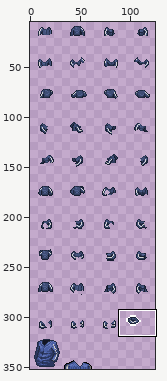
Sprite sheet: asset/images/equipment/clothes/tracksuit_jacket.png. Above, an overview of the earlier version with the close-up marked.
Close-up. Earlier state:
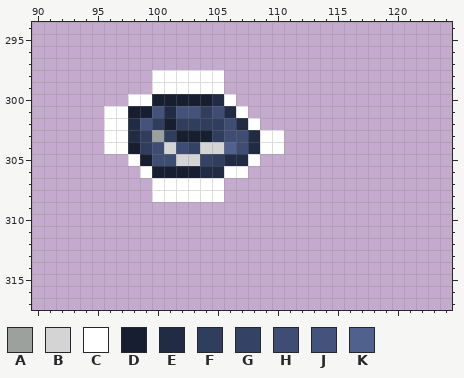
The file is 128x352 pixels. Colours within 5 levels of each other are drawn and written as one. Shown: x 90..124, y 294..317. The wide view leaves out empty margins.
Palette (. is transparent): A #9da19e  B #d4d4d4  C #ffffff  D #171e30  E #212b43  F #303d5c  G #344263  H #3f4d75  J #44537c  K #50618e
Pixels before, first column x 96:
298 ....CCCCCC.....
299 ....CCCCCC.....
300 ..CCDDDDDEC....
301 CCDDJEJJFHEC...
302 CCEJFDFFFFHEC..
303 CCEFAFDDDFHHECC
304 CCDFHBHGBBKHECC
305 ..CDHHBBGFEEC..
306 ...CDDDDEECC...
307 ....CCCCCC.....
308 ....CCCCCC.....
The result:
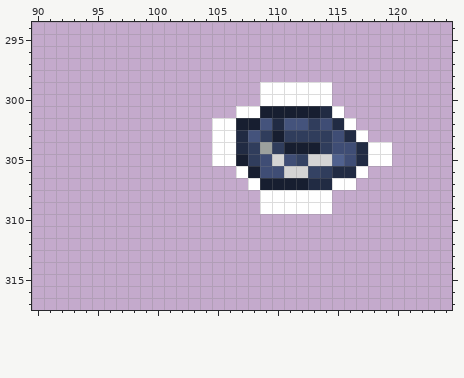
Difference:
Colour A replaces colour C in row 304 at x 109.
Colour B is added in row 305 at x 110 and 113 to 114; in row 306 at x 111 to 112.
Colour C is added in rows 299 to 300 at x 109 to 114; in row 301 at x 108 and 115; in row 302 at x 116; in row 303 at x 117; in rows 304 to 305 at x 118 to 119; in row 306 at x 117.
Colour C is added in row 307 at x 108 and 115 to 116; in rows 308 to 309 at x 109 to 114.
Colour C replaces colour B in row 304 at x 105.
Colour C replaces colour E in row 305 at x 106.
Colour C replaces colour F in rows 302 to 303 at x 105; in row 305 at x 105.
Colour C replaces colour H in rows 302 to 303 at x 106.
Colour C replaces colour K in row 304 at x 106.
Colour D is added in row 301 at x 109 to 113; in row 304 at x 111 to 113; in row 306 at x 108; in row 307 at x 109 to 112.
Colour D replaces colour C in row 302 at x 108; in row 303 at x 110.
Colour D replaces colour E in row 302 at x 107; in row 305 at x 107.
Colour E is added in row 301 at x 114; in row 302 at x 110 and 115; in row 303 at x 116; in rows 304 to 305 at x 117; in row 306 at x 115 to 116; in row 307 at x 113 to 114.
Colour E replaces colour H in rows 303 to 304 at x 107.
Colour F is added in row 302 at x 113; in row 303 at x 111 to 114; in row 304 at x 114; in row 306 at x 114.
Colour F replaces colour C in row 303 at x 109; in row 304 at x 110; in row 305 at x 108.
Colour F replaces colour E in row 304 at x 108.
Colour G is added in row 305 at x 112; in row 306 at x 113.
Colour H is added in row 302 at x 114; in row 303 at x 115; in row 304 at x 115 to 116; in row 305 at x 109, 111 and 116; in row 306 at x 109 to 110.
Colour J is added in row 302 at x 109 and 111 to 112.
Colour J replaces colour E in row 303 at x 108.
Colour K is added in row 305 at x 115.
The author cleared colour A in row 303 at x 100.
The author cleared colour B in row 304 at x 101 and 104; in row 305 at x 102 to 103.
The author cleared colour C in rows 298 to 299 at x 100 to 105; in row 300 at x 98 to 99 and 106; in rows 301 to 304 at x 96 to 97; in row 305 at x 98; in row 306 at x 99 and 106; in rows 307 to 308 at x 100 to 105.
The author cleared colour D in row 300 at x 100 to 104; in row 301 at x 98 to 99; in row 302 at x 101; in row 303 at x 102 to 104; in row 304 at x 98; in row 305 at x 99.
The author cleared colour D in row 306 at x 100 to 103.
The author cleared colour E in row 300 at x 105; in row 301 at x 101 and 106; in rows 302 to 303 at x 98; in row 306 at x 104 to 105.
The author cleared colour F in row 301 at x 104; in row 302 at x 100 and 102 to 104; in row 303 at x 99 and 101; in row 304 at x 99.
The author cleared colour G in row 304 at x 103; in row 305 at x 104.
The author cleared colour H in row 301 at x 105; in row 304 at x 100 and 102; in row 305 at x 100 to 101.
The author cleared colour J in row 301 at x 100 and 102 to 103; in row 302 at x 99.
Changed places in both close-ups, as pixel boxes (x1, y1, x2, y2):
changed: (104, 70, 392, 214)
